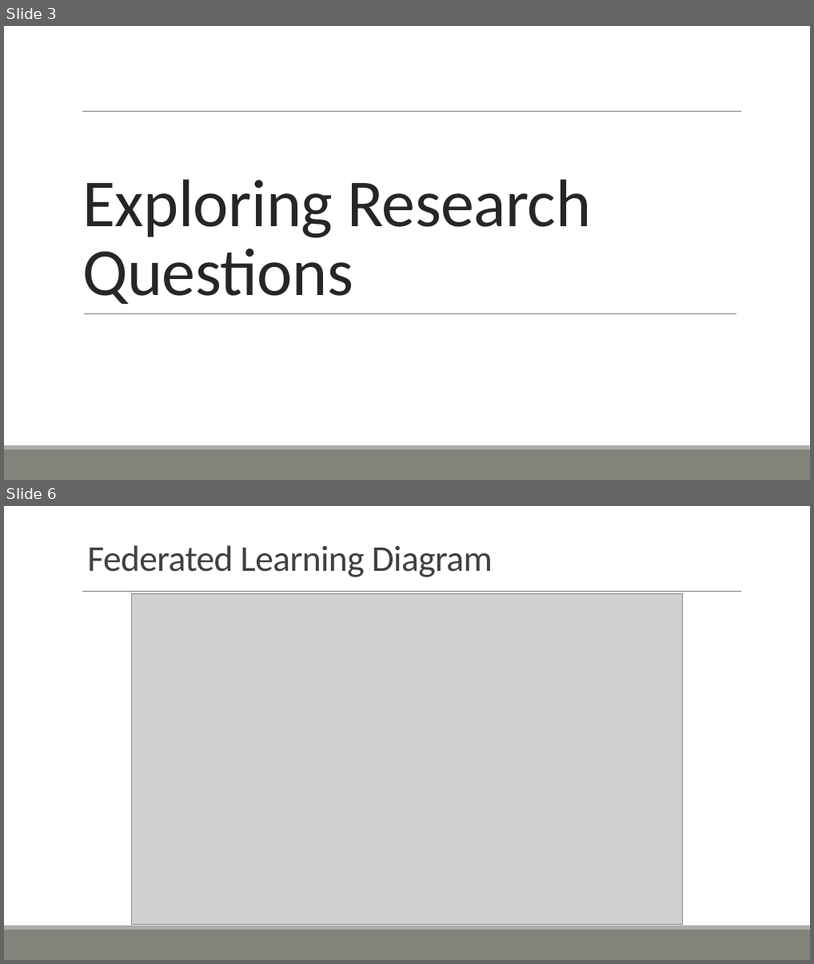
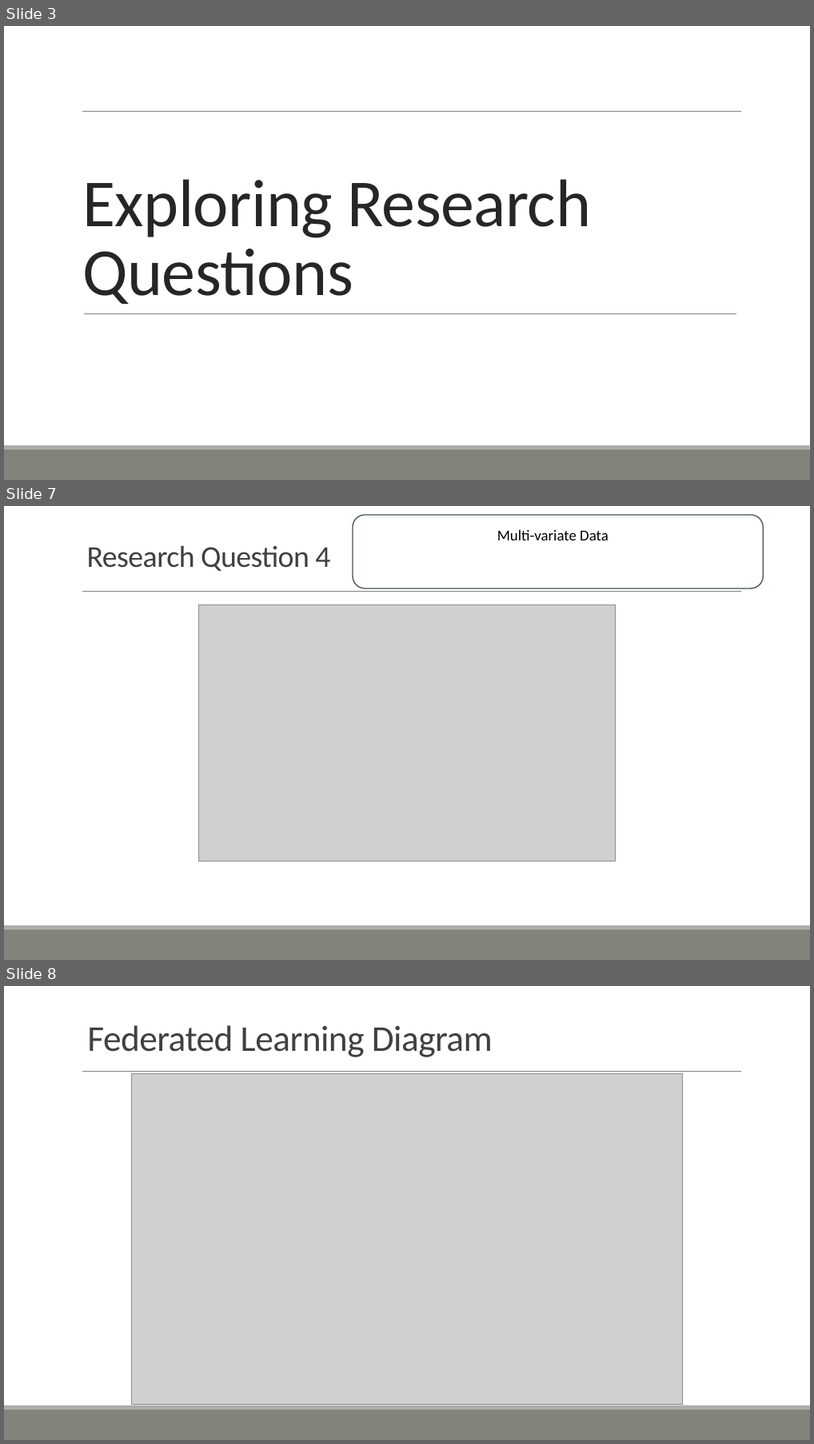
Before and after one commit to ofithcheallaigh/phd, a slide deck: Presentations/Supervisor Meetings/2024/20240301.pptx. Shown one above the other, each under a label of ours: slides 3 and 6 before the commit, slides 3, 7 and 8 after it; the slides between them are not shown. The pictures are 814x964 and 814x1444 pixels, drawn with LibreOffice and Linux fonts; fonts in the diff are those of the drawing; grey boxes stand for pictures. Boxes give left, top, right and bottom in pixels: in the first picture for what was removed or moved away, otherwise in the second. Text is boxed around its words. In the diff, an @@ line names an element or a change of style, - is before the commit and + after.

```diff
--- a/Presentations/Supervisor Meetings/2024/20240301.pptx
+++ b/Presentations/Supervisor Meetings/2024/20240301.pptx
@@ slide 7 added at (4, 506, 810, 960), background #FFFFFF; not listed: 3 template elements that a slide beside it also shows @@
@@ rounded rectangle added at (353, 515, 764, 589), outline #455453 1.25 pt @@
@@ text added at (87, 545, 330, 571), 36 pt, text #404040 @@
+Research Question 4
@@ text added at (498, 530, 609, 540), 18 pt, text #000000 @@
+Multi-variate Data
@@ picture added at (198, 605, 616, 860) @@
@@ what was slide 6 is now slide 8 @@
```
Also in this commit, not shown: 2 slides changed, 1 other slide added.
